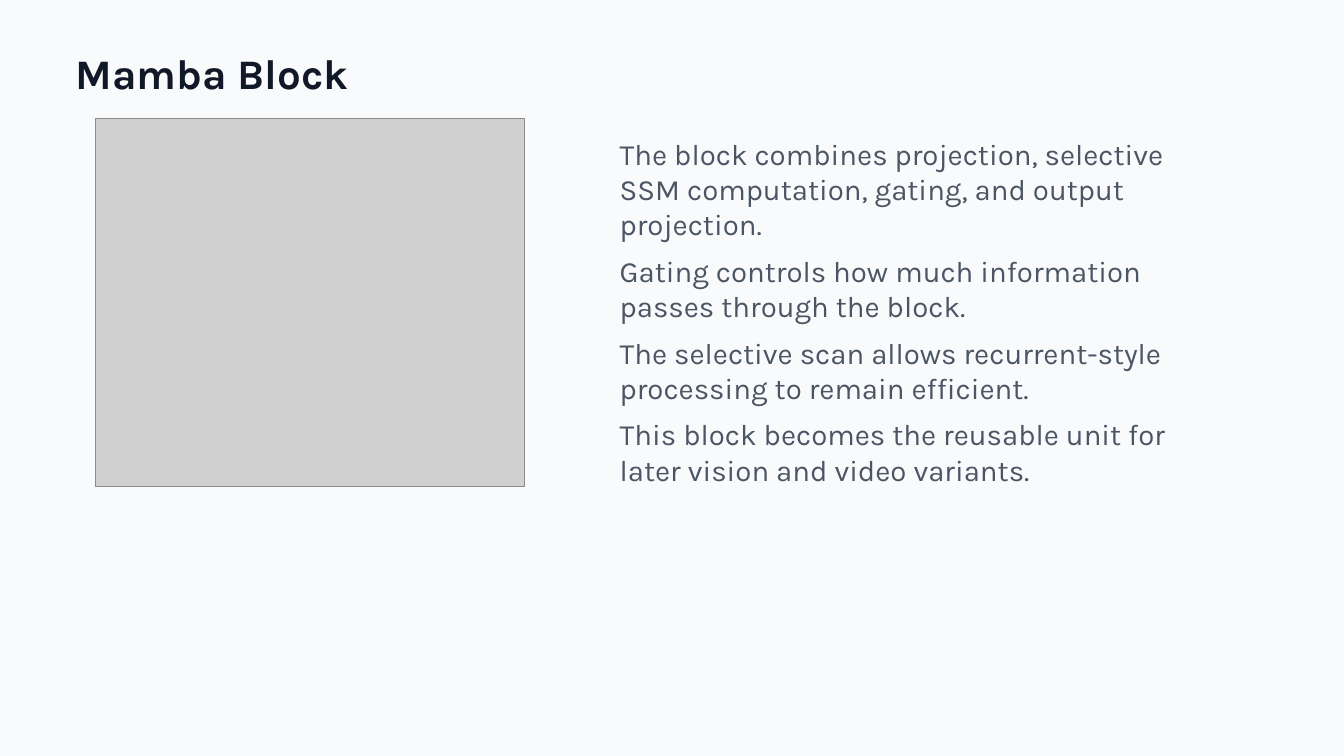
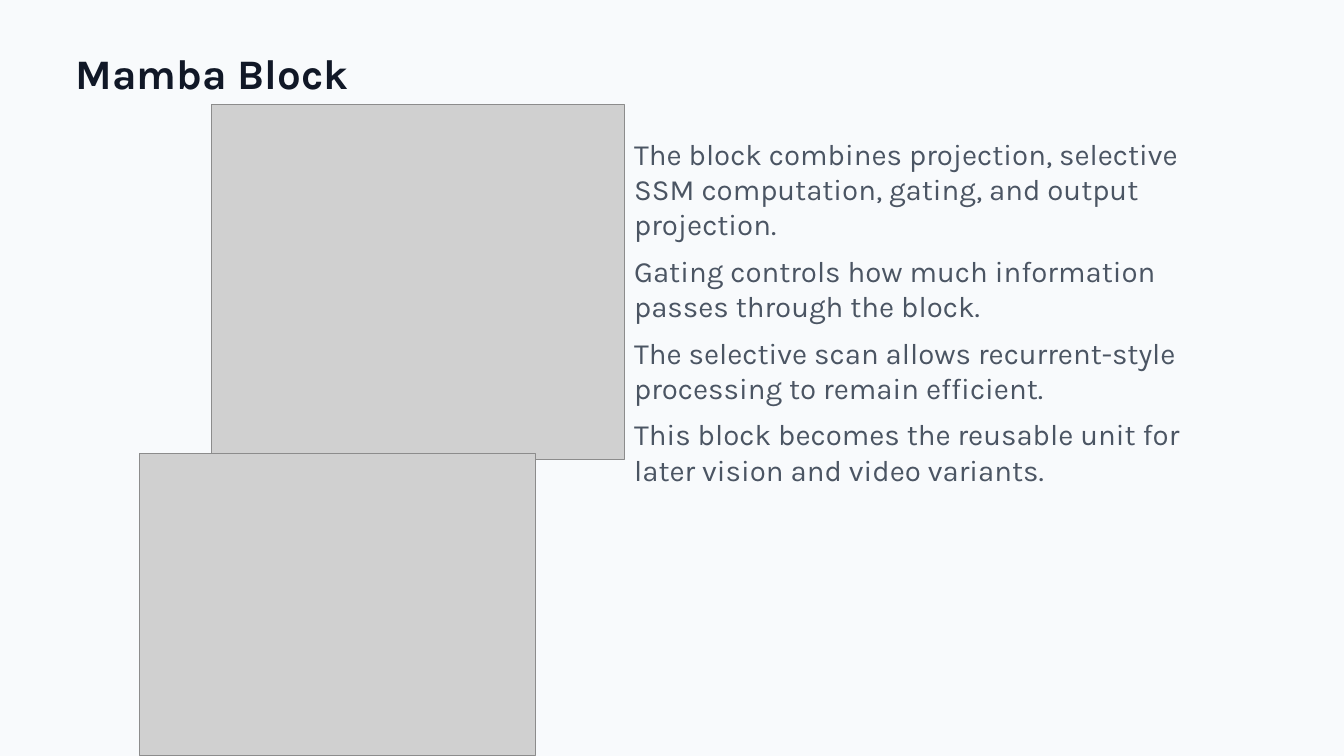
Before and after one commit to zeroxred/research, a slide deck: slide 8 of presentations/05_weekly_summary_s4_to_video_mamba_en.pptx. Drawn at 1344x756 pixels with LibreOffice and Linux fonts; fonts in the diff are those of the drawing; grey boxes stand for pictures. Boxes give left, top, right and bottom in pixels: in the first picture for what was removed or moved away, otherwise in the second. Text is boxed around its words. In the diff, an @@ line names an element or a change of style, - is before the commit and + after.

```diff
--- a/presentations/05_weekly_summary_s4_to_video_mamba_en.pptx
+++ b/presentations/05_weekly_summary_s4_to_video_mamba_en.pptx
@@ picture: place and size @@
-picture at [96, 119, 524, 487]
+picture at [212, 105, 625, 460]
@@ text "The block combines projection, selective ...": place and size @@
-text "The block combines projection, selective ..." at [620, 145, 1165, 482]
+text "The block combines projection, selective ..." at [634, 145, 1180, 482]
@@ picture added at [139, 454, 534, 756] @@
```
Also in this commit, not shown: 11 other slides changed.
